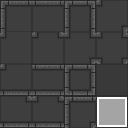
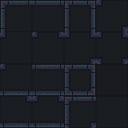
Before/after of a 128 × 128 layered artwork. What changed in the layer stack:
added layer "Color Fill 1" (1st of 2) (overlay, 60%) above "Brightness/Contrast 2" over 0, 0, 128, 128
added layer "Color Fill 1" (2nd of 2) (overlay, 60%) above "Hue/Saturation 1" over 0, 0, 128, 128
hid "Emission" over 97, 97, 127, 127
